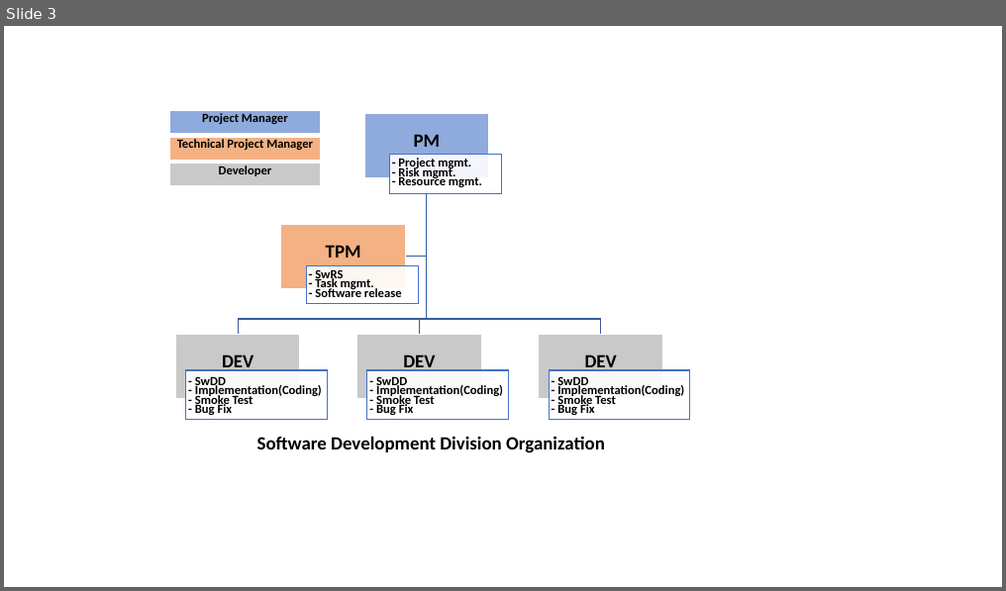
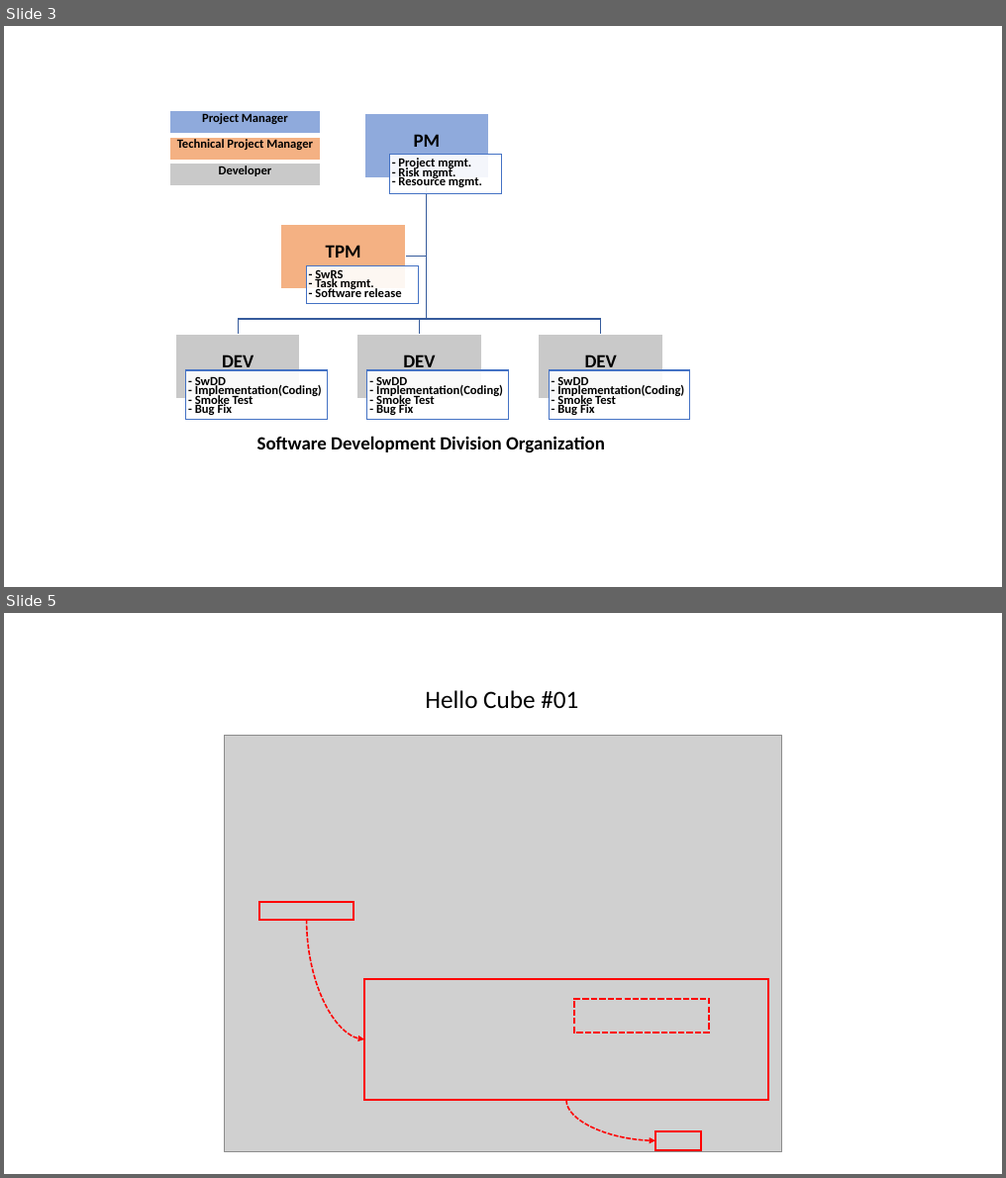
Before and after one commit to gtuja/CSC_MS, a slide deck: Resources/Part1/Part1_Resources.pptx. Shown one above the other, each under a label of ours: slide 3 before the commit, slides 3 and 5 after it; the slides between them are not shown. The pictures are 1006x591 and 1006x1178 pixels, drawn with LibreOffice and Linux fonts; fonts in the diff are those of the drawing; grey boxes stand for pictures. Boxes give left, top, right and bottom in pixels: in the first picture for what was removed or moved away, otherwise in the second. Text is boxed around its words. In the diff, an @@ line names an element or a change of style, - is before the commit and + after.

```diff
--- a/Resources/Part1/Part1_Resources.pptx
+++ b/Resources/Part1/Part1_Resources.pptx
@@ slide 5 added at (4, 613, 1002, 1174), background #FFFFFF @@
@@ text added at (425, 690, 578, 708), 24 pt, text #000000 @@
+Hello Cube #01
@@ picture added at (225, 736, 782, 1152) @@
@@ rectangle added at (259, 902, 353, 919), outline #FF0000 2 pt @@
@@ curved arrow added from (307, 920) to (364, 1040), #FF0000 1.5 pt dashed @@
@@ rectangle added at (364, 979, 768, 1100), outline #FF0000 2 pt @@
@@ rectangle added at (574, 999, 709, 1033), outline #FF0000 2 pt dashed @@
@@ curved arrow added from (566, 1100) to (655, 1141), #FF0000 1.5 pt dashed @@
@@ rectangle added at (655, 1132, 701, 1151), outline #FF0000 2 pt @@
```
Also in this commit, not shown: 2 other slides added, 1 other file.
